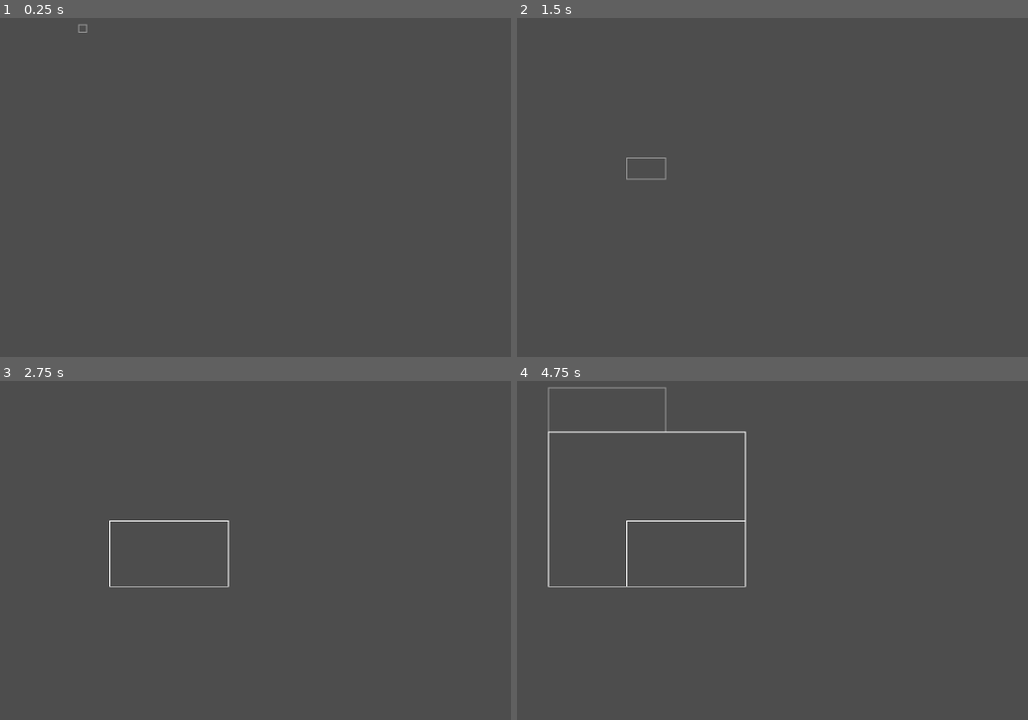
Above: before the commit, frames 1-4 (two rows, left to right).
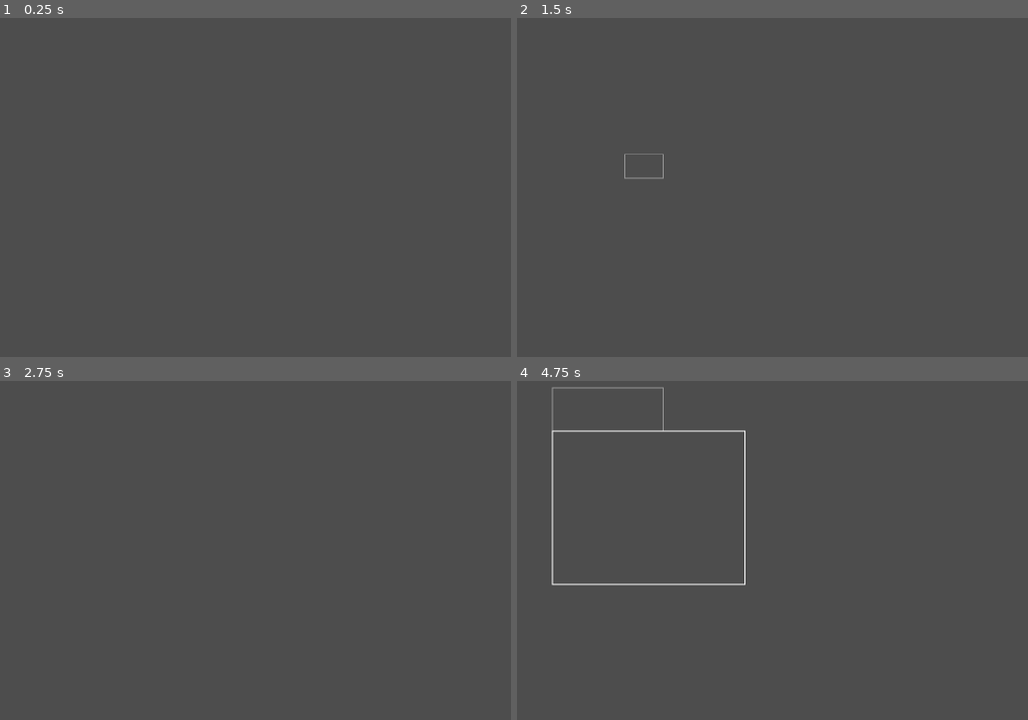
Above: after the commit, the same moments.

Repository: FlashViper/WorldLoader
Game: Godot game, scene res://Basic/world_editor.tscn
The game is run twice, just before and just after one commit, with the same random seed, the same clock (stepped at 60 frames per second) and the same inputs. The project has no main scene, so this scene is started directly.
Inputs (mouse positions are in pixels of both pictures, inside the frame that each line leads up to):
- Up to frame 1 (0.25 s): no input
- Up to frame 2 (1.5 s): tap Enter at 0.5 s; move the mouse to (956, 112) at 0.52 s; click (956, 112) at 0.67 s; tap Space at 1.25 s; drag from (629, 156) to (746, 224) at 1.27 s
- Up to frame 3 (2.75 s): tap Enter at 2 s; move the mouse to (347, 401) at 2.02 s; click (347, 401) at 2.17 s
- Up to frame 4 (4.75 s): tap Space at 2.75, 4.25 s; drag from (746, 587) to (547, 431) at 2.77 s; tap Enter at 3.5 s; move the mouse to (1022, 564) at 3.52 s; click (1022, 564) at 3.67 s; drag from (547, 431) to (665, 387) at 4.27 s

The runs differ from the first frame. In frame 1, less than 0.1% of the frame differs, in the area x 15-18%, y 1-5%; in frame 2, 0.2%; in frame 3, 0.2%; in frame 4, 1.4%, in the area x 5-45%, y 1-61%.
Error before the commit: Invalid type in utility function "max()". Cannot convert argument 1 from Vector2i to float. (res://Basic/WorldEditor.gd:41)
Error after the commit: Invalid type in utility function "max()". Cannot convert argument 1 from Vector2i to float. (res://Basic/WorldEditor.gd:43)

Commit message:
Added level placeholder

Diff:
--- a/Basic/WorldEditor.gd
+++ b/Basic/WorldEditor.gd
@@ -2,6 +2,7 @@
 
 
 @export var tile_size := Vector2i(7,7)
+@export var levelPlaceholder : PackedScene
 
 @onready var preview := $LevelSizePreview
 @onready var camera : Camera2D = $Camera2D
@@ -36,20 +37,52 @@
 
 func create_level(pos1: Vector2i, pos2: Vector2i) -> void:
 	var originalRect := Rect2i(pos1, Vector2()).expand(pos2)
+	var newRect := originalRect
 
 	if originalRect.size < ProjectManager.minimum_screen_size:
 		var diff : Vector2i = max(ProjectManager.minimum_screen_size - originalRect.size, Vector2i())
-		originalRect = originalRect.expand(originalRect.get_center() + Vector2i(0.5 * (originalRect.size + diff)) * (pos1 - pos2).sign())
+		newRect = originalRect.expand(originalRect.get_center() + Vector2i(0.5 * (originalRect.size + diff)) * (pos1 - pos2).sign())
 		pass
 
-	var r := preview.duplicate(0)
+	var r := levelPlaceholder.instantiate()
 	add_child(r)
-	r.position = grid_to_world(originalRect.position)
-	r.size = grid_to_world(originalRect.size)
-	r.border_color = Color.WHITE
+
+	r.tile_size = tile_size
+	r.initialize(newRect, originalRect)
+
+func collideRect(target: Rect2i, collision: Rect2i, original : Rect2i) -> Rect2i:
+	if !target.intersects(collision):
+		return target
+
+	var final := target
+
+	var intersection := target.intersection(collision)
+	var isSizeChanged := target.size != original.size
+	var isPositionChanged := target.position != original.position
+
+	if isSizeChanged:
+		var dir := intersection.size - target.size
+		final = final.grow_individual(
+			-abs(dir.x if dir.x < 0 else 0),
+			-abs(dir.x if dir.x > 0 else 0),
+			-abs(dir.y if dir.y < 0 else 0),
+			-abs(dir.y if dir.y > 0 else 0)
+		)
+
+	if isPositionChanged:
+		var dir := (intersection.position - target.position).sign()
+		final.position -= dir * intersection.size
+
+	return final
 
 func world_to_grid(world: Vector2) -> Vector2i:
 	return Vector2i(world) / tile_size
 
+func world_to_grid_rect(world: Rect2) -> Rect2i:
+	return Rect2i(world_to_grid(world.position), world_to_grid(world.size))
+
 func grid_to_world(grid: Vector2i) -> Vector2:
 	return Vector2(grid * tile_size)
+
+func grid_to_world_rect(grid: Rect2i) -> Rect2:
+	return Rect2(grid_to_world(grid.position), grid_to_world(grid.size))
--- /dev/null
+++ b/Basic/level_placeholder.gd
@@ -0,0 +1,47 @@
+# TODO: Create grid math helper class with macros like <convert_grid_to_tile>
+extends ReferenceRect
+
+const WorldEditor := preload("./WorldEditor.gd")
+
+@export var tile_size := Vector2i(7, 7)
+
+var rect : Rect2i :
+	set(new):
+		rect = new
+		if new.size < Vector2i.ONE:
+			pass
+var editedRect : Rect2
+
+func _gui_input(event: InputEvent) -> void:
+	if event is InputEventMouseButton:
+		if event.button_index == MOUSE_BUTTON_LEFT:
+			if event.is_pressed():
+				pass
+			else:
+				editedRect = Rect2(rect.position * tile_size, rect.size * tile_size)
+
+	if event is InputEventMouseMotion:
+		if (event.button_mask & MOUSE_BUTTON_MASK_LEFT) > 0:
+			editedRect.position += event.relative
+			rect = Rect2i(
+				Vector2i(editedRect.position) / tile_size,
+				Vector2i(editedRect.size) / tile_size,
+			)
+
+			updateTransform()
+
+func initialize(newSize: Rect2i, uncorrectedSize: Rect2i) -> void:
+	rect = newSize
+	editedRect = Rect2(rect.position * tile_size, rect.size * tile_size)
+
+	position = uncorrectedSize.position * tile_size
+	size = uncorrectedSize.size * tile_size
+	updateTransform()
+
+func updateTransform() -> void:
+	var t := create_tween().set_parallel(true)
+	t.tween_property(self, "position", Vector2(rect.position * tile_size), 0.1).set_trans(Tween.TRANS_CUBIC)
+	t.tween_property(self, "size", Vector2(rect.size * tile_size), 0.1).set_trans(Tween.TRANS_CUBIC)
+
+func editRect() -> void:
+	pass
--- /dev/null
+++ b/Basic/level_placeholder.tscn
@@ -0,0 +1,11 @@
+[gd_scene load_steps=2 format=3 uid="uid://cn4bio8mwouug"]
+
+[ext_resource type="Script" path="res://Basic/level_placeholder.gd" id="1_yot7k"]
+
+[node name="LevelPlaceholder" type="ReferenceRect"]
+offset_right = 40.0
+offset_bottom = 40.0
+border_color = Color(1, 1, 1, 1)
+border_width = 5.0
+editor_only = false
+script = ExtResource("1_yot7k")
--- a/Basic/world_editor.tscn
+++ b/Basic/world_editor.tscn
@@ -1,15 +1,20 @@
-[gd_scene load_steps=2 format=3 uid="uid://bx8kmxa5h4pr"]
+[gd_scene load_steps=3 format=3 uid="uid://bx8kmxa5h4pr"]
 
 [ext_resource type="Script" path="res://Basic/WorldEditor.gd" id="1_lpii7"]
+[ext_resource type="PackedScene" uid="uid://cn4bio8mwouug" path="res://Basic/level_placeholder.tscn" id="2_g3fsj"]
 
 [node name="WorldEditor" type="Node"]
 script = ExtResource("1_lpii7")
+tile_size = Vector2i(25, 25)
+levelPlaceholder = ExtResource("2_g3fsj")
+metadata/_edit_pinned_properties_ = [&"tile_size"]
 
 [node name="Camera2D" type="Camera2D" parent="."]
 position = Vector2(983, 579)
 zoom = Vector2(0.5, 0.5)
 
 [node name="LevelSizePreview" type="ReferenceRect" parent="."]
+visible = false
 offset_right = 40.0
 offset_bottom = 40.0
 border_color = Color(0.588235, 0.588235, 0.588235, 1)
